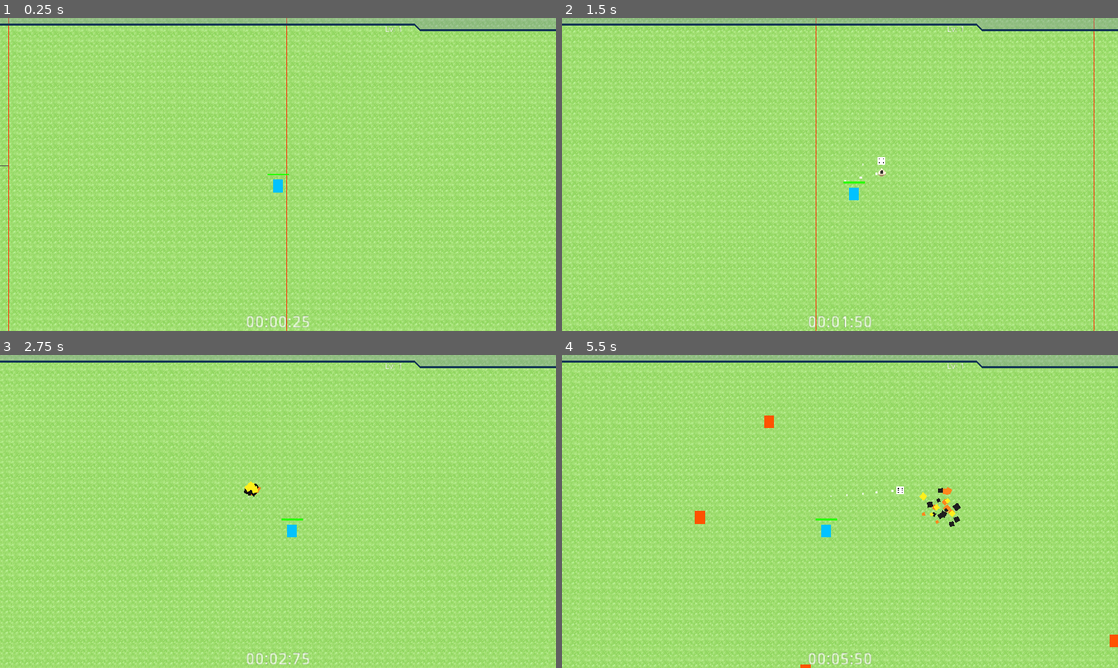
Above: before the commit, frames 1-4 (two rows, left to right).
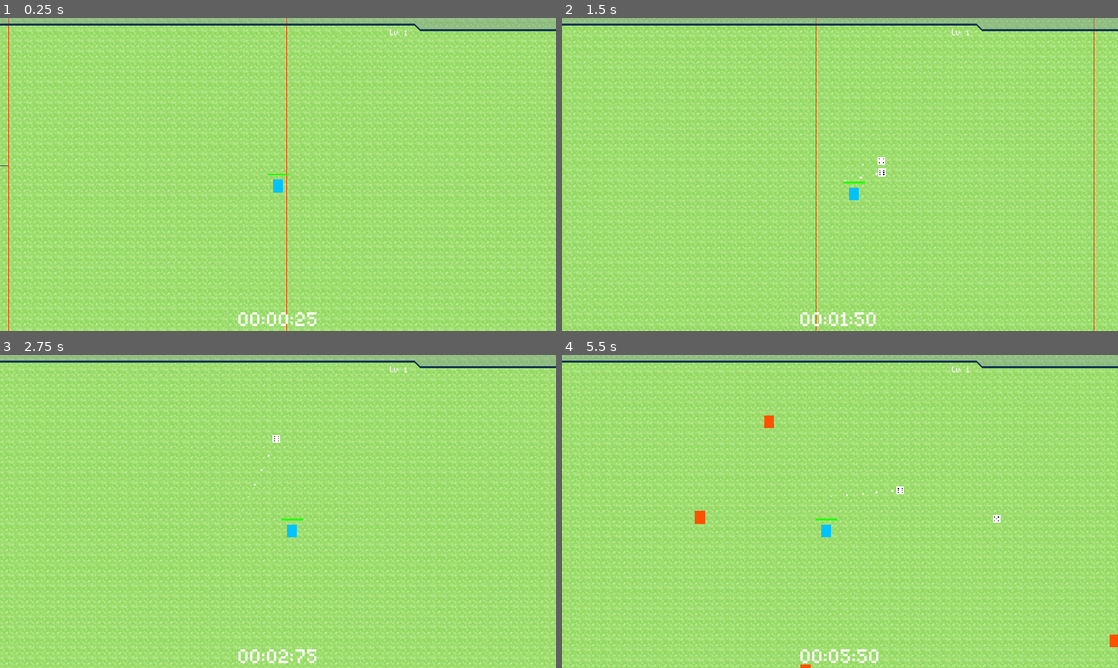
Above: after the commit, the same moments.

Repository: Xalph555/Fate-Overturned
Game: Godot game, scene res://Levels/MainMap/MainMap.tscn
Same seed, same stepped clock (60 frames per second), same inputs: the game is played once before the commit and once after it.
Inputs (mouse positions are in pixels of both pictures, inside the frame that each line leads up to):
- Up to frame 1 (0.25 s): no input
- Up to frame 2 (1.5 s): move the mouse to (962, 158) at 0.52 s; press the mouse at (962, 158) at 0.53 s; hold D (move_right) 0.53-1.28 s; move the mouse to (728, 190) at 1.27 s; release the mouse at (728, 190) at 1.28 s; hold S (move_down) from 1.28 s (still down); click (728, 190) at 1.35 s
- Up to frame 3 (2.75 s): move the mouse to (333, 442) at 2.02 s; release S (move_down) at 2.03 s; press the mouse at (333, 442) at 2.03 s; hold D (move_right) from 2.03 s (still down)
- Up to frame 4 (5.5 s): move the mouse to (812, 574) at 2.77 s; release D (move_right) at 2.78 s; release the mouse at (812, 574) at 2.78 s; hold W (move_up) 2.78-3.53 s; click (812, 574) at 2.85 s; move the mouse to (1006, 558) at 3.52 s; press the mouse at (1006, 558) at 3.53 s; hold A (move_left) 3.53-5.03 s; move the mouse to (673, 464) at 4.27 s; release the mouse at (673, 464) at 4.28 s; click (673, 464) at 4.35 s; move the mouse to (867, 511) at 5.02 s; press the mouse at (867, 511) at 5.03 s; hold S (move_down) from 5.03 s (still down)

The runs differ from the first frame. In frame 1, 0.4% of the frame differs, in the area x 42-74%, y 2-99%; in frame 2, 0.4%; in frame 3, 0.6%; in frame 4, 0.7%, in the area x 42-79%, y 2-99%.

Commit message:
Added Level Up UI

Diff:
--- a/Common/Dice/DiceBag/DiceBag.gd
+++ b/Common/Dice/DiceBag/DiceBag.gd
@@ -32,3 +32,8 @@
 		next_dice = 0
 
 	emit_signal("new_current_dice", dice[next_dice])
+
+
+func add_dice(new_dice : DiceResource) -> void:
+	if new_dice:
+		dice.append(new_dice)
--- a/Common/Managers/GameEvents.gd
+++ b/Common/Managers/GameEvents.gd
@@ -5,6 +5,10 @@
 
 # Signals
 # ----------------------------------
+signal pause_game
+signal resume_game
+
 signal player_died
+signal player_level_up(new_level)
 
 signal time_updated(new_time)
--- a/Common/Player/Player.tscn
+++ b/Common/Player/Player.tscn
@@ -6,8 +6,6 @@
 [ext_resource path="res://Common/Dice/Projectiles/Explosive/ExposiveDice.tscn" type="PackedScene" id=4]
 [ext_resource path="res://Common/Player/PlayerStats.tres" type="Resource" id=5]
 [ext_resource path="res://Common/Dice/DiceBag/DiceBag.tscn" type="PackedScene" id=6]
-[ext_resource path="res://Common/Dice/Projectiles/D8/D8.tres" type="Resource" id=7]
-[ext_resource path="res://Common/Dice/Projectiles/Explosive/Explosive.tres" type="Resource" id=8]
 [ext_resource path="res://Common/Dice/Projectiles/D6/D6.tres" type="Resource" id=9]
 
 [sub_resource type="CapsuleShape2D" id=1]
@@ -70,7 +68,7 @@
 shape = SubResource( 3 )
 
 [node name="DiceBag" parent="." instance=ExtResource( 6 )]
-dice = [ ExtResource( 9 ), ExtResource( 7 ), ExtResource( 8 ) ]
+dice = [ ExtResource( 9 ) ]
 
 [connection signal="timeout" from="ThrowRateTimer" to="." method="_on_ThrowRateTimer_timeout"]
 [connection signal="timeout" from="invincibilityTimer" to="." method="_on_invincibilityTimer_timeout"]
--- a/Common/Player/PlayerStats.gd
+++ b/Common/Player/PlayerStats.gd
@@ -149,6 +149,7 @@
 
 		current_level += 1
 		emit_signal("current_level_updated", current_level)
+		GameEvents.emit_signal("player_level_up", current_level)
 
 		print("Player Level Up!")
 
--- /dev/null
+++ b/Common/UI/Fonts/TitleFont.tres
@@ -0,0 +1,7 @@
+[gd_resource type="DynamicFont" load_steps=2 format=2]
+
+[ext_resource path="res://Common/UI/Fonts/NewHiScore.ttf" type="DynamicFontData" id=1]
+
+[resource]
+size = 128
+font_data = ExtResource( 1 )
--- /dev/null
+++ b/Common/UI/Fonts/UIBody.tres
@@ -0,0 +1,8 @@
+[gd_resource type="DynamicFont" load_steps=2 format=2]
+
+[ext_resource path="res://Common/UI/Fonts/SinsGold.ttf" type="DynamicFontData" id=1]
+
+[resource]
+size = 48
+use_mipmaps = true
+font_data = ExtResource( 1 )
--- /dev/null
+++ b/Common/UI/LevelUpUI/DiceCard/DiceCard.gd
@@ -0,0 +1,46 @@
+# DiceCardUI
+# -----------------------------------
+extends TextureRect
+class_name DiceCardUI
+
+
+# Signals
+# -----------------------------------
+signal dice_card_selected(card)
+
+
+# Variables
+# -----------------------------------
+export(NodePath) onready var dice_name_label = get_node(dice_name_label) as Label
+export(NodePath) onready var dice_icon = get_node(dice_icon) as TextureRect
+export(NodePath) onready var dice_description_label = get_node(dice_description_label) as Label
+
+export(Texture) onready var normal_card
+export(Texture) onready var highlighted_card
+
+var dice : DiceResource
+
+
+# Functions
+# ----------------------------------------
+func set_up_card(assigned_dice : DiceResource) -> void:
+	dice = assigned_dice
+
+	var dice_data = DiceDataBase.dice_data[assigned_dice.dice_data_name]
+
+	dice_name_label.text = dice_data["name"]
+	dice_icon.texture = assigned_dice.dice_icon
+	dice_description_label.text = dice_data["description"]
+
+
+func highlight_card(is_highlighted : bool) -> void:
+	if is_highlighted:
+		self.texture = highlighted_card
+
+	else:
+		self.texture = normal_card
+
+
+func _on_DiceCard_gui_input(event:InputEvent) -> void:
+	if event.is_action_pressed("action_1"):
+		emit_signal("dice_card_selected", self)
--- /dev/null
+++ b/Common/UI/LevelUpUI/DiceCard/DiceCard.tscn
@@ -0,0 +1,68 @@
+[gd_scene load_steps=9 format=2]
+
+[ext_resource path="res://Common/UI/LevelUpUI/DiceCard/DiceCardSprite.png" type="Texture" id=1]
+[ext_resource path="res://Common/Dice/Projectiles/D6/D6Icon.png" type="Texture" id=2]
+[ext_resource path="res://Common/UI/Fonts/NewHiScore.ttf" type="DynamicFontData" id=3]
+[ext_resource path="res://Common/UI/Fonts/SinsGold.ttf" type="DynamicFontData" id=4]
+[ext_resource path="res://Common/UI/LevelUpUI/DiceCard/DiceCard.gd" type="Script" id=5]
+[ext_resource path="res://Common/UI/LevelUpUI/DiceCard/DiceCardHighlightSprite.png" type="Texture" id=6]
+
+[sub_resource type="DynamicFont" id=1]
+size = 72
+font_data = ExtResource( 3 )
+
+[sub_resource type="DynamicFont" id=2]
+size = 36
+use_mipmaps = true
+font_data = ExtResource( 4 )
+
+[node name="DiceCard" type="TextureRect"]
+pause_mode = 2
+margin_right = 400.0
+margin_bottom = 560.0
+texture = ExtResource( 1 )
+script = ExtResource( 5 )
+dice_name_label = NodePath("VBoxContainer/DiceName")
+dice_icon = NodePath("VBoxContainer/DiceIcon")
+dice_description_label = NodePath("VBoxContainer/DiceDescription")
+normal_card = ExtResource( 1 )
+highlighted_card = ExtResource( 6 )
+
+[node name="VBoxContainer" type="VBoxContainer" parent="."]
+anchor_right = 1.0
+anchor_bottom = 1.0
+margin_left = 20.0
+margin_top = 20.0
+margin_right = -20.0
+margin_bottom = -20.0
+mouse_filter = 2
+custom_constants/separation = 20
+alignment = 1
+
+[node name="DiceName" type="Label" parent="VBoxContainer"]
+margin_top = 17.0
+margin_right = 360.0
+margin_bottom = 81.0
+custom_fonts/font = SubResource( 1 )
+text = "Dice Name"
+align = 1
+valign = 1
+autowrap = true
+
+[node name="DiceIcon" type="TextureRect" parent="VBoxContainer"]
+margin_top = 101.0
+margin_right = 360.0
+margin_bottom = 197.0
+mouse_filter = 2
+texture = ExtResource( 2 )
+stretch_mode = 4
+
+[node name="DiceDescription" type="Label" parent="VBoxContainer"]
+margin_top = 217.0
+margin_right = 360.0
+margin_bottom = 502.0
+custom_fonts/font = SubResource( 2 )
+text = "Some Description about the dice Some Description about the dice Some Description about the dice Some Description about the dice Some Description about the dice Some Description about the dice Some Description about the diceSome Description about the dice "
+autowrap = true
+
+[connection signal="gui_input" from="." to="." method="_on_DiceCard_gui_input"]
--- /dev/null
+++ b/Common/UI/LevelUpUI/LevelUpUI.gd
@@ -0,0 +1,88 @@
+# LevelUpUI
+# -----------------------------------
+extends Control
+class_name LevelUpUI
+
+
+# Variables
+# -----------------------------------
+export(NodePath) onready var card_container = get_node(card_container) as HBoxContainer
+export(NodePath) onready var confirm_button = get_node(confirm_button) as Button
+
+export(PackedScene) var dice_card
+
+export(Array, Resource) var available_dice := []
+
+var card_instances := []
+
+var selected_card : DiceCardUI = null
+
+var _player_ref : Player
+
+
+# Functions
+# ----------------------------------------
+func init_ui(player_ref : Player) -> void:
+	_player_ref = player_ref
+
+	GameEvents.connect("player_level_up", self, "_on_player_level_up")
+
+	self.visible = false
+	confirm_button.disabled = true
+
+
+func set_up_ui() -> void:
+	for _i in range(4):
+		var rand_dice = randi() % available_dice.size()
+
+		var card_instance = dice_card.instance()
+		card_instance.connect("dice_card_selected", self, "_on_card_selected")
+		card_container.add_child(card_instance)
+
+		card_instance.set_up_card(available_dice[rand_dice])
+
+		card_instances.append(card_instance)
+
+	confirm_button.disabled = true
+
+
+func clear_cards() -> void:
+	for card in card_instances:
+		card.disconnect("dice_card_selected", self, "_on_card_selected")
+		card.call_deferred("free")
+
+	card_instances.clear()
+
+
+func close_ui() -> void:
+	self.visible = false
+	clear_cards()
+	GameEvents.emit_signal("resume_game")
+
+
+func _on_player_level_up(_new_level : int) -> void:
+	GameEvents.emit_signal("pause_game")
+	set_up_ui()
+	self.visible = true
+
+
+func _on_card_selected(card : DiceCardUI) -> void:
+	for card_instance in card_instances:
+		card_instance.highlight_card(false)
+
+	card.highlight_card(true)
+	selected_card = card
+
+	confirm_button.disabled = false
+
+
+func _on_ConfirmButton_button_up() -> void:
+	if not selected_card:
+		return
+
+	_player_ref.dice_bag.add_dice(selected_card.dice)
+	close_ui()
+
+
+func _on_SkipButton_button_up() -> void:
+	close_ui()
--- a/Common/UI/LevelUpUI/LevelUpUI.tscn
+++ b/Common/UI/LevelUpUI/LevelUpUI.tscn
@@ -1,10 +1,80 @@
-[gd_scene format=2]
+[gd_scene load_steps=10 format=2]
+
+[ext_resource path="res://Common/UI/Fonts/TitleFont.tres" type="DynamicFont" id=1]
+[ext_resource path="res://Common/UI/Fonts/SinsGold.ttf" type="DynamicFontData" id=2]
+[ext_resource path="res://Common/UI/LevelUpUI/DiceCard/DiceCard.tscn" type="PackedScene" id=3]
+[ext_resource path="res://Common/UI/LevelUpUI/LevelUpUI.gd" type="Script" id=4]
+[ext_resource path="res://Common/Dice/Projectiles/D8/D8.tres" type="Resource" id=5]
+[ext_resource path="res://Common/Dice/Projectiles/Explosive/Explosive.tres" type="Resource" id=6]
+[ext_resource path="res://Common/Dice/Projectiles/D6/D6.tres" type="Resource" id=7]
+
+[sub_resource type="DynamicFont" id=1]
+size = 72
+use_mipmaps = true
+font_data = ExtResource( 2 )
+
+[sub_resource type="DynamicFont" id=2]
+size = 72
+use_mipmaps = true
+font_data = ExtResource( 2 )
 
 [node name="LevelUpUI" type="Control"]
+pause_mode = 2
 anchor_right = 1.0
 anchor_bottom = 1.0
+script = ExtResource( 4 )
+card_container = NodePath("VBoxContainer/Cards")
+confirm_button = NodePath("VBoxContainer/ConfirmationButtons/ConfirmButton")
+dice_card = ExtResource( 3 )
+available_dice = [ ExtResource( 7 ), ExtResource( 5 ), ExtResource( 6 ) ]
 
 [node name="ColorRect" type="ColorRect" parent="."]
 anchor_right = 1.0
 anchor_bottom = 1.0
 color = Color( 0.0901961, 0.0901961, 0.0941176, 0.309804 )
+
+[node name="VBoxContainer" type="VBoxContainer" parent="."]
+anchor_right = 1.0
+anchor_bottom = 1.0
+custom_constants/separation = 50
+alignment = 1
+
+[node name="Title" type="Label" parent="VBoxContainer"]
+margin_top = 402.0
+margin_right = 1920.0
+margin_bottom = 514.0
+custom_fonts/font = ExtResource( 1 )
+text = "Level Up!"
+align = 1
+valign = 1
+
+[node name="Cards" type="HBoxContainer" parent="VBoxContainer"]
+margin_top = 564.0
+margin_right = 1920.0
+margin_bottom = 564.0
+custom_constants/separation = 30
+alignment = 1
+
+[node name="ConfirmationButtons" type="HBoxContainer" parent="VBoxContainer"]
+margin_top = 614.0
+margin_right = 1920.0
+margin_bottom = 677.0
+custom_constants/separation = 50
+alignment = 1
+
+[node name="ConfirmButton" type="Button" parent="VBoxContainer/ConfirmationButtons"]
+margin_left = 804.0
+margin_right = 969.0
+margin_bottom = 63.0
+custom_fonts/font = SubResource( 1 )
+text = "Confirm"
+
+[node name="SkipButton" type="Button" parent="VBoxContainer/ConfirmationButtons"]
+margin_left = 1019.0
+margin_right = 1116.5
+margin_bottom = 63.0
+custom_fonts/font = SubResource( 2 )
+text = "Skip"
+
+[connection signal="button_up" from="VBoxContainer/ConfirmationButtons/ConfirmButton" to="." method="_on_ConfirmButton_button_up"]
+[connection signal="button_up" from="VBoxContainer/ConfirmationButtons/SkipButton" to="." method="_on_SkipButton_button_up"]
--- a/Common/UI/PlayerUI/ExpBar/ExpBar.tscn
+++ b/Common/UI/PlayerUI/ExpBar/ExpBar.tscn
@@ -1,9 +1,10 @@
-[gd_scene load_steps=5 format=2]
+[gd_scene load_steps=6 format=2]
 
 [ext_resource path="res://Common/UI/PlayerUI/ExpBar/ExpBarBase.png" type="Texture" id=1]
 [ext_resource path="res://Common/UI/PlayerUI/ExpBar/ExpBarProgress.png" type="Texture" id=2]
 [ext_resource path="res://Common/UI/PlayerUI/ExpBar/ExpBar.gd" type="Script" id=3]
 [ext_resource path="res://Common/Player/PlayerStats.tres" type="Resource" id=4]
+[ext_resource path="res://Common/UI/Fonts/UIBody.tres" type="DynamicFont" id=5]
 
 [node name="ExpBar" type="TextureProgress"]
 anchor_left = 0.5
@@ -20,9 +21,9 @@
 level_text = NodePath("LevelText")
 
 [node name="LevelText" type="Label" parent="."]
-margin_left = 1330.0
+margin_left = 1346.0
 margin_top = 26.0
-margin_right = 1380.0
-margin_bottom = 40.0
-rect_scale = Vector2( 2, 2 )
-text = "Lv: 1"
+margin_right = 1409.0
+margin_bottom = 64.0
+custom_fonts/font = ExtResource( 5 )
+text = "LV: 1"
--- a/Common/UI/PlayerUI/HpBar/PlayerHPBar.gd
+++ b/Common/UI/PlayerUI/HpBar/PlayerHPBar.gd
@@ -6,28 +6,32 @@
 
 # Variables
 # -----------------------------------
-export(NodePath) onready var player = get_node(player) as Player
+# export(NodePath) onready var player = get_node(player) as Player
 export(NodePath) onready var progress_bar = get_node(progress_bar) as TextureProgress
+
+var _player_ref : Player
 
 
 # Functions
 # ------------------------------------
-func _ready() -> void:
-	progress_bar.max_value = player.player_stats.max_health
-	progress_bar.value = player.player_stats.current_health
+func init_ui(player_ref : Player) -> void:
+	_player_ref = player_ref
 
-	player.player_stats.connect("all_stats_updated", self, "_on_all_stats_updated")
-	player.player_stats.connect("max_health_updated", self, "_on_max_health_updated")
-	player.player_stats.connect("current_health_updated", self, "_on_current_health_updated")
+	progress_bar.max_value = _player_ref.player_stats.max_health
+	progress_bar.value = _player_ref.player_stats.current_health
+
+	_player_ref.player_stats.connect("all_stats_updated", self, "_on_all_stats_updated")
+	_player_ref.player_stats.connect("max_health_updated", self, "_on_max_health_updated")
+	_player_ref.player_stats.connect("current_health_updated", self, "_on_current_health_updated")
 
 
 func _process(delta: float) -> void:
-	self.rect_position = player.get_global_transform_with_canvas().origin
+	self.rect_position = _player_ref.get_global_transform_with_canvas().origin
 
 
 func _on_all_stats_updated() -> void:
-	progress_bar.max_value = player.player_stats.max_health
-	progress_bar.value = player.player_stats.current_health
+	progress_bar.max_value = _player_ref.player_stats.max_health
+	progress_bar.value = _player_ref.player_stats.current_health
 
 func _on_max_health_updated(new_max_health : float) -> void:
 	progress_bar.max_value = new_max_health
--- a/Common/UI/PlayerUI/PlayerUI.tscn
+++ b/Common/UI/PlayerUI/PlayerUI.tscn
@@ -15,7 +15,7 @@
 anchor_top = 1.0
 anchor_right = 0.5
 anchor_bottom = 1.0
-margin_left = -112.0
-margin_top = -56.0
-margin_right = -56.0
-margin_bottom = -42.0
+margin_left = -136.0
+margin_top = -103.0
+margin_right = 136.0
+margin_bottom = -1.0
--- a/Common/UI/PlayerUI/TimeCounter/TimeCounter.tscn
+++ b/Common/UI/PlayerUI/TimeCounter/TimeCounter.tscn
@@ -1,10 +1,16 @@
-[gd_scene load_steps=2 format=2]
+[gd_scene load_steps=4 format=2]
 
 [ext_resource path="res://Common/UI/PlayerUI/TimeCounter/TimeCounter.gd" type="Script" id=1]
+[ext_resource path="res://Common/UI/Fonts/SinsGold.ttf" type="DynamicFontData" id=2]
+
+[sub_resource type="DynamicFont" id=1]
+size = 128
+use_mipmaps = true
+font_data = ExtResource( 2 )
 
 [node name="TimeCounter" type="Label"]
 margin_right = 56.0
 margin_bottom = 14.0
-rect_scale = Vector2( 4, 4 )
+custom_fonts/font = SubResource( 1 )
 text = "00:00:00"
 script = ExtResource( 1 )
--- /dev/null
+++ b/Common/UI/UIManager.gd
@@ -0,0 +1,27 @@
+# UIManager
+# -----------------------------------
+extends CanvasLayer
+class_name UIManager
+
+
+# Variables
+# -----------------------------------
+export(NodePath) onready var player = get_node(player) as Player
+
+export(NodePath) var player_hp_bar
+export(NodePath) var level_up_ui
+
+
+
+# Functions
+# ----------------------------------------
+func _ready() -> void:
+	if player_hp_bar:
+		var hp_bar = get_node(player_hp_bar)
+
+		hp_bar.init_ui(player)
+
+	if level_up_ui:
+		var level_up = get_node(level_up_ui)
+
+		level_up.init_ui(player)
--- a/Levels/MainMap/MainMap.tscn
+++ b/Levels/MainMap/MainMap.tscn
@@ -6,6 +6,8 @@
 [ext_resource path="res://Common/UI/PlayerUI/PlayerUI.tscn" type="PackedScene" id=4]
 [ext_resource path="res://Common/Enemies/Spawner/EnemySpawner.tscn" type="PackedScene" id=5]
 [ext_resource path="res://Common/UI/PlayerUI/HpBar/PlayerHPBar.tscn" type="PackedScene" id=6]
+[ext_resource path="res://Common/UI/UIManager.gd" type="Script" id=7]
+[ext_resource path="res://Common/UI/LevelUpUI/LevelUpUI.tscn" type="PackedScene" id=8]
 
 [node name="MainMap" type="Node2D"]
 
@@ -16,12 +18,17 @@
 spawn_node = NodePath("../YSort")
 player_ref = NodePath("../YSort/Player")
 
-[node name="CanvasLayer" type="CanvasLayer" parent="."]
+[node name="UIManager" type="CanvasLayer" parent="."]
+script = ExtResource( 7 )
+player = NodePath("../YSort/Player")
+player_hp_bar = NodePath("PlayerHPBar")
+level_up_ui = NodePath("LevelUpUI")
 
-[node name="PlayerUI" parent="CanvasLayer" instance=ExtResource( 4 )]
+[node name="PlayerUI" parent="UIManager" instance=ExtResource( 4 )]
 
-[node name="PlayerHPBar" parent="CanvasLayer" instance=ExtResource( 6 )]
-player = NodePath("../../YSort/Player")
+[node name="PlayerHPBar" parent="UIManager" instance=ExtResource( 6 )]
+
+[node name="LevelUpUI" parent="UIManager" instance=ExtResource( 8 )]
 
 [node name="TestTiles" parent="." instance=ExtResource( 1 )]
 tile_data = PoolIntArray( 0, 0, 0, 1, 0, 0, 2, 0, 0, 3, 0, 0, 4, 0, 0, 5, 0, 0, 6, 0, 0, 7, 0, 0, 8, 0, 0, 9, 0, 0, 10, …(276747 unchanged characters)…
--- a/project.godot
+++ b/project.godot
@@ -23,6 +23,11 @@
 "class": "DiceBag",
 "language": "GDScript",
 "path": "res://Common/Dice/DiceBag/DiceBag.gd"
+}, {
+"base": "TextureRect",
+"class": "DiceCardUI",
+"language": "GDScript",
+"path": "res://Common/UI/LevelUpUI/DiceCard/DiceCard.gd"
 }, {
 "base": "BaseDice",
 "class": "DiceProjectile",
@@ -69,6 +74,11 @@
 "language": "GDScript",
 "path": "res://Common/Managers/LevelManager/LevelManager.gd"
 }, {
+"base": "Control",
+"class": "LevelUpUI",
+"language": "GDScript",
+"path": "res://Common/UI/LevelUpUI/LevelUpUI.gd"
+}, {
 "base": "KinematicBody2D",
 "class": "Player",
 "language": "GDScript",
@@ -88,11 +98,17 @@
 "class": "TimeCounterUI",
 "language": "GDScript",
 "path": "res://Common/UI/PlayerUI/TimeCounter/TimeCounter.gd"
+}, {
+"base": "CanvasLayer",
+"class": "UIManager",
+"language": "GDScript",
+"path": "res://Common/UI/UIManager.gd"
 } ]
 _global_script_class_icons={
 "BaseDice": "",
 "BasicEnemy": "",
 "DiceBag": "",
+"DiceCardUI": "",
 "DiceProjectile": "",
 "DiceResource": "",
 "EnemySpawner": "",
@@ -102,10 +118,12 @@
 "HitBox": "",
 "HurtBox": "",
 "LevelManager": "",
+"LevelUpUI": "",
 "Player": "",
 "PlayerHPBarUI": "",
 "PlayerStats": "",
-"TimeCounterUI": ""
+"TimeCounterUI": "",
+"UIManager": ""
 }
 
 [application]
Binary file changed: Common/Dice/Projectiles/D6/D6Icon.png
Binary file changed: Common/Dice/Projectiles/D8/D8Icon.png
Binary file changed: Common/Dice/Projectiles/Explosive/ExplosiveIcon.png
Binary file changed: Common/Dice/Projectiles/Speed/SpeedIcon.png
Not shown: 1 places in Common/Player/Player.tscn that only renumber resources
Binary file added: Common/UI/Fonts/NewHiScore.ttf
Binary file added: Common/UI/Fonts/SinsGold.ttf
Binary file added: Common/UI/LevelUpUI/DiceCard/DiceCardHighlightSprite.png
Not shown, added: Common/UI/LevelUpUI/DiceCard/DiceCardHighlightSprite.png.import
Binary file added: Common/UI/LevelUpUI/DiceCard/DiceCardSprite.png
Not shown, added: Common/UI/LevelUpUI/DiceCard/DiceCardSprite.png.import
Not shown: 1 places in Levels/MainMap/MainMap.tscn that only renumber resources
